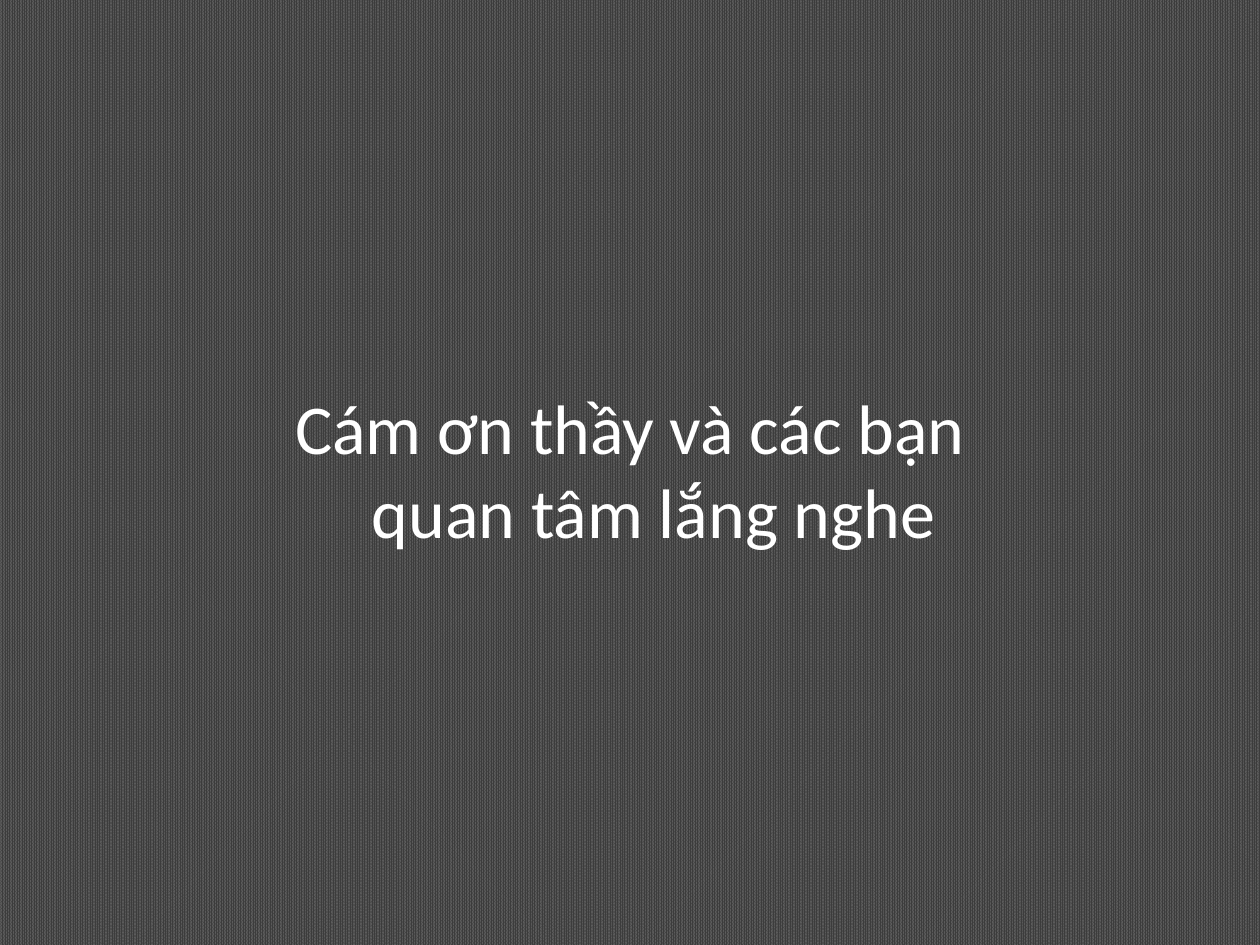
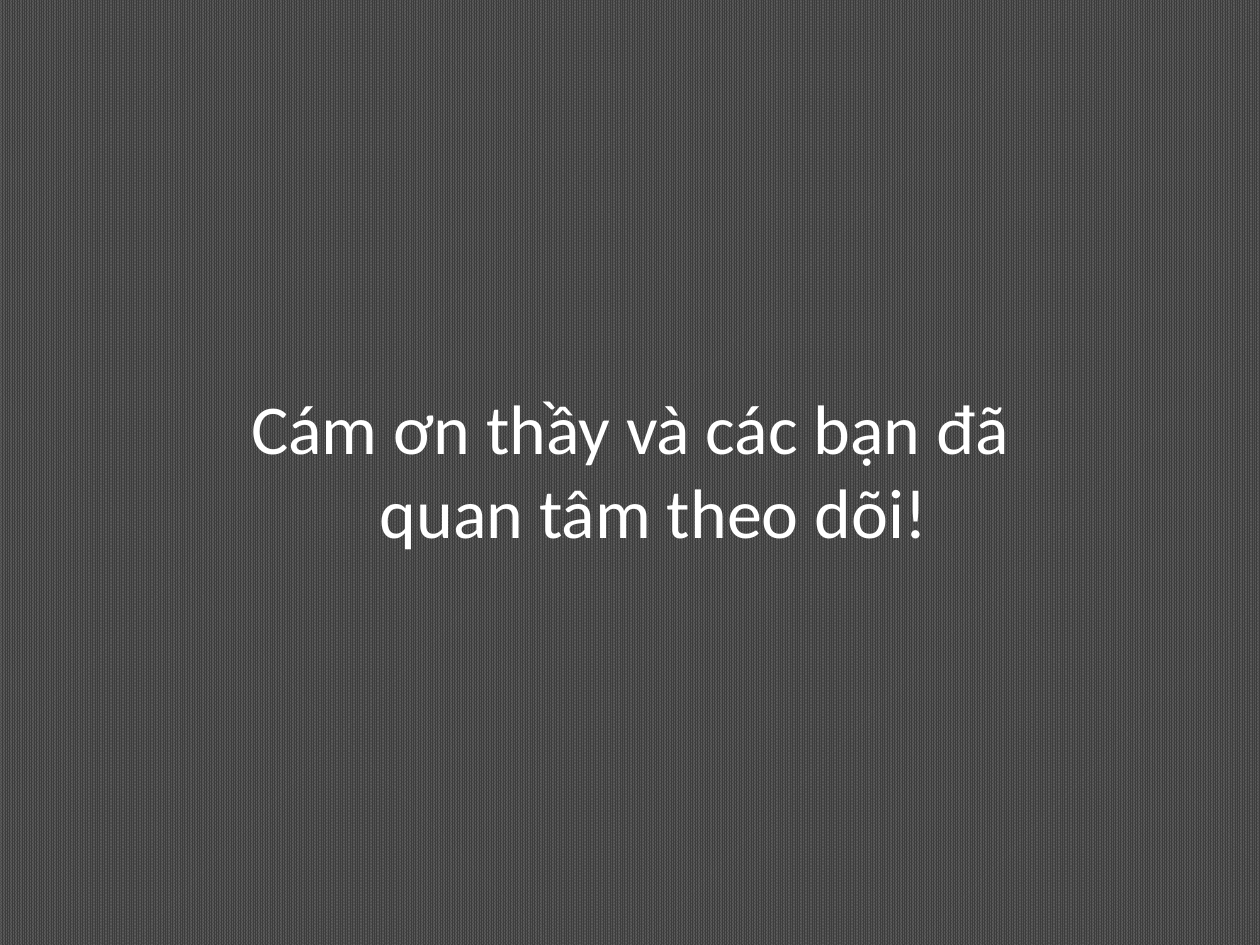
Before and after one commit to marcsommer/mvc-gen, a slide deck: slide 13 of Report/ThietKeMau.pptx (slide 12 before the commit). Drawn at 1260x945 pixels with LibreOffice and Linux fonts; fonts in the diff are those of the drawing. Boxes give left, top, right and bottom in pixels: in the first picture for what was removed or moved away, otherwise in the second. Text is boxed around its words. In the diff, an @@ line names an element or a change of style, - is before the commit and + after.

```diff
--- a/Report/ThietKeMau.pptx
+++ b/Report/ThietKeMau.pptx
@@ text at bbox=[251, 401, 1008, 550]: text changed @@
-Cám ơn thầy và các bạn quan tâm lắng nghe
+Cám ơn thầy và các bạn đã quan tâm theo dõi!
```
Also in this commit, not shown: 2 other slides changed, 9 slides added, 8 slides removed.
